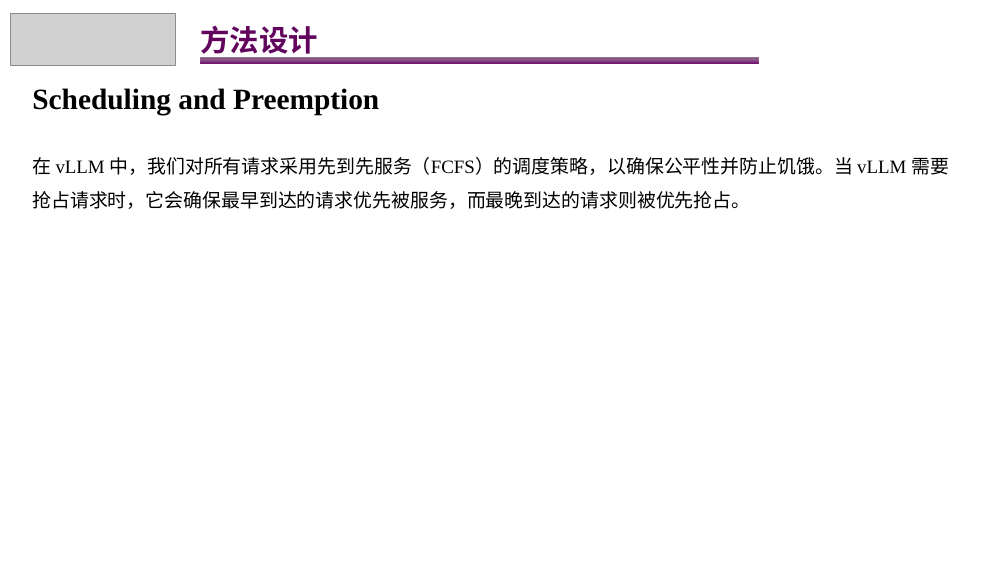
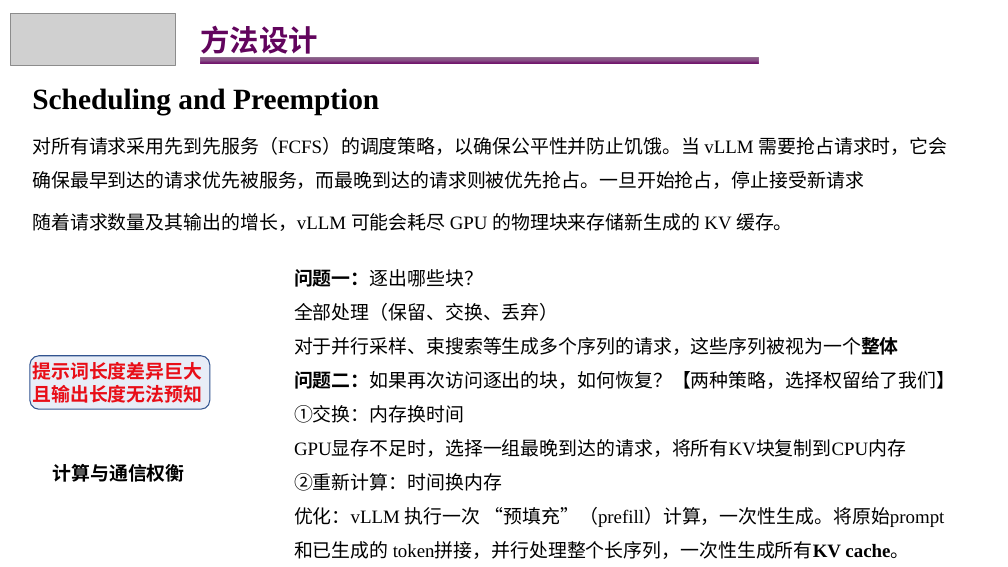
Before and after one commit to lingebeng/Paper-Reading, a slide deck: slide 12 of AI-Infra/vLLM/vllm-PageAttention.pptx. Drawn at 1008x567 pixels with LibreOffice and Linux fonts; fonts in the diff are those of the drawing; grey boxes stand for pictures. Boxes give left, top, right and bottom in pixels: in the first picture for what was removed or moved away, otherwise in the second. Text is boxed around its words. In the diff, an @@ line names an element or a change of style, - is before the commit and + after.

```diff
--- a/AI-Infra/vLLM/vllm-PageAttention.pptx
+++ b/AI-Infra/vLLM/vllm-PageAttention.pptx
@@ text at [32,137,948,189]: text changed @@
-在 vLLM 中，我们对所有请求采用先到先服务（FCFS）的调度策略，以确保公平性并防止饥饿。当 vLLM 需要抢占请求时，它会确保最早到达的请求优先被服务，而最晚到达的请求则被优先抢占。
+对所有请求采用先到先服务（FCFS）的调度策略，以确保公平性并防止饥饿。当 vLLM 需要抢占请求时，它会确保最早到达的请求优先被服务，而最晚到达的请求则被优先抢占。一旦开始抢占，停止接受新请求
@@ text added at [32,213,793,231], 18 pt, text #000000 @@
+随着请求数量及其输出的增长，vLLM 可能会耗尽 GPU 的物理块来存储新生成的 KV 缓存。
@@ text added at [294,269,955,559], 18 pt, text #000000 @@
+问题一：逐出哪些块？
+全部处理（保留、交换、丢弃）
+对于并行采样、束搜索等生成多个序列的请求，这些序列被视为一个整体
+问题二：如果再次访问逐出的块，如何恢复？【两种策略，选择权留给了我们】
+①交换：内存换时间
+GPU显存不足时，选择一组最晚到达的请求，将所有KV块复制到CPU内存
+②重新计算：时间换内存
+优化：vLLM 执行一次 “预填充”（prefill）计算，一次性生成。将原始prompt和已生成的 token拼接，并行处理整个长序列，一次性生成所有KV cache。
@@ rounded rectangle added at [30,356,210,410], fill #4472C4 at 12% opacity, outline #325491 1 pt @@
@@ text added at [32,358,202,406], 18 pt, text #FF0000, bold @@
+提示词长度差异巨大
+且输出长度无法预知
@@ text added at [52,464,184,482], 18 pt, text #000000, bold @@
+计算与通信权衡
```
Also in this commit, not shown: 4 other slides changed, 3 slides added.
